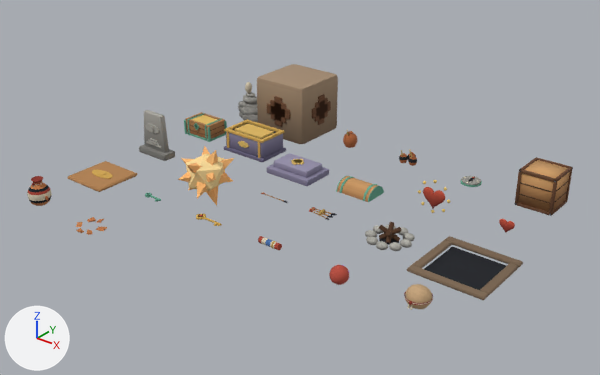
The Blender file art/blender/objetos.blend, before and after one commit.
Camera for both pictures: a camera (50 mm lens) standing at (17.07, -18.72, 9.67) and looking at (5.07, -3.72, 0.38). Lighting does not change. The marker at lower left points along +X, +Y and +Z. The older version comes first.

In view in the first picture: 'bloque_empujable', 'brujula', 'cajon', 'cofre', 'cofre_grande', 'cofre_grande_tapa', 'cofre_tapa', 'contenedor_corazon', 'estela', 'explosion', 'flechas_x5', 'fogata', 'interruptor_marco', 'interruptor_placa', 'llave_jefe', 'mapa', 'orbe', 'piedra_levantable', 'vasija', 'vasija_pedazos' and 5 more.
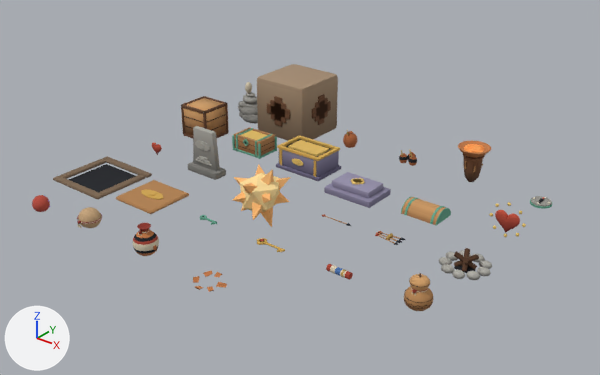
Diff of the bpy script that builds the scene:
```diff
--- a/art/blender/objetos.blend.py
+++ b/art/blender/objetos.blend.py
@@ ob_vasija @@
 ob_vasija = bpy.data.objects.new('vasija', me_vasija)
-ob_vasija.location = (0.0, -8.0, 0.0)
+ob_vasija.location = (4.0, -8.0, 0.0)
@@ ob_vasija_pedazos @@
 ob_vasija_pedazos = bpy.data.objects.new('vasija_pedazos', me_vasija_pedazos)
-ob_vasija_pedazos.location = (2.0, -8.0, 0.0)
+ob_vasija_pedazos.location = (6.0, -8.0, 0.0)
@@ ob_estela @@
 ob_estela = bpy.data.objects.new('estela', me_estela)
-ob_estela.location = (0.0, -4.0, 0.0)
+ob_estela.location = (2.0, -4.0, 0.0)
@@ ob_cajon @@
 ob_cajon = bpy.data.objects.new('cajon', me_cajon)
-ob_cajon.location = (10.0, 0.0, 0.0)
+ob_cajon.location = (0.0, -2.0, 0.0)
@@ ob_fogata @@
 ob_fogata = bpy.data.objects.new('fogata', me_fogata)
-ob_fogata.location = (8.0, -4.0, 0.0)
+ob_fogata.location = (10.0, -4.0, 0.0)
@@ ob_cofre_tapa @@
 ob_cofre_tapa = bpy.data.objects.new('cofre_tapa', me_cofre_tapa)
-ob_cofre_tapa.location = (6.0, -2.0, 0.0)
+ob_cofre_tapa.location = (8.0, -2.0, 0.0)
@@ ob_cofre_grande @@
 ob_cofre_grande = bpy.data.objects.new('cofre_grande', me_cofre_grande)
-ob_cofre_grande.location = (2.0, -2.0, 0.0)
+ob_cofre_grande.location = (4.0, -2.0, 0.0)
@@ ob_cofre_grande_tapa @@
 ob_cofre_grande_tapa = bpy.data.objects.new('cofre_grande_tapa', me_cofre_grande_tapa)
-ob_cofre_grande_tapa.location = (4.0, -2.0, 0.0)
+ob_cofre_grande_tapa.location = (6.0, -2.0, 0.0)
@@ ob_llave_jefe @@
 ob_llave_jefe = bpy.data.objects.new('llave_jefe', me_llave_jefe)
-ob_llave_jefe.location = (4.0, -6.0, 0.0)
+ob_llave_jefe.location = (6.0, -6.0, 0.0)
@@ ob_mapa @@
 ob_mapa = bpy.data.objects.new('mapa', me_mapa)
-ob_mapa.location = (6.0, -6.0, 0.0)
+ob_mapa.location = (8.0, -6.0, 0.0)
@@ ob_brujula @@
 ob_brujula = bpy.data.objects.new('brujula', me_brujula)
-ob_brujula.location = (8.0, 0.0, 0.0)
+ob_brujula.location = (10.0, 0.0, 0.0)
@@ ob_contenedor_corazon @@
 ob_contenedor_corazon = bpy.data.objects.new('contenedor_corazon', me_contenedor_corazon)
-ob_contenedor_corazon.location = (8.0, -2.0, 0.0)
+ob_contenedor_corazon.location = (10.0, -2.0, 0.0)
@@ ob_flechas_x5 @@
 ob_flechas_x5 = bpy.data.objects.new('flechas_x5', me_flechas_x5)
-ob_flechas_x5.location = (6.0, -4.0, 0.0)
+ob_flechas_x5.location = (8.0, -4.0, 0.0)
@@ ob_orbe @@
 ob_orbe = bpy.data.objects.new('orbe', me_orbe)
-ob_orbe.location = (8.0, -6.0, 0.0)
+ob_orbe.location = (0.0, -8.0, 0.0)
@@ ob_explosion @@
 ob_explosion = bpy.data.objects.new('explosion', me_explosion)
-ob_explosion.location = (2.0, -4.0, 0.0)
+ob_explosion.location = (4.0, -4.0, 0.0)
@@ ob_piedra_levantable @@
 ob_piedra_levantable = bpy.data.objects.new('piedra_levantable', me_piedra_levantable)
-ob_piedra_levantable.location = (10.0, -6.0, 0.0)
+ob_piedra_levantable.location = (2.0, -8.0, 0.0)
@@ ob_interruptor_marco @@
 ob_interruptor_marco = bpy.data.objects.new('interruptor_marco', me_interruptor_marco)
-ob_interruptor_marco.location = (10.0, -4.0, 0.0)
+ob_interruptor_marco.location = (0.0, -6.0, 0.0)
@@ ob_interruptor_placa @@
 ob_interruptor_placa = bpy.data.objects.new('interruptor_placa', me_interruptor_placa)
-ob_interruptor_placa.location = (0.0, -6.0, 0.0)
+ob_interruptor_placa.location = (2.0, -6.0, 0.0)
@@ ob_brasero_quenoa @@
+ob_brasero_quenoa = bpy.data.objects.new('brasero_quenoa', me_brasero_quenoa)  # 293 vertices, 329 faces; spans x -0.44..0.44, y -0.44..0.44, z 0.045..1.089; in mat_paleta (picture img_palette_png)
+ob_brasero_quenoa.location = (8.0, 0.0, 0.0)
@@ ob_mate @@
+ob_mate = bpy.data.objects.new('mate', me_mate)  # 1161 vertices, 741 faces; spans x -0.301..0.301, y -0.301..0.301, z 0.0..0.8; in mat_paleta (picture img_palette_png)
+ob_mate.location = (10.0, -6.0, 0.0)
```

Changed parts and their boxes (x1, y1, x2, y2) in the pictures (600 x 375 px):
'interruptor_marco', moved
    before: (407, 236, 523, 300)
    after: (53, 156, 152, 200)
'cajon', moved
    before: (515, 157, 573, 216)
    after: (181, 96, 229, 138)
'cofre_grande', moved
    before: (224, 120, 286, 162)
    after: (276, 135, 341, 181)
'explosion', moved
    before: (178, 146, 234, 206)
    after: (233, 164, 291, 227)
'cofre_grande_tapa', moved
    before: (267, 153, 329, 186)
    after: (324, 172, 391, 208)
'interruptor_placa', moved
    before: (67, 161, 137, 192)
    after: (116, 180, 189, 214)
'estela', moved
    before: (139, 110, 175, 161)
    after: (188, 126, 226, 180)
'fogata', moved
    before: (365, 222, 415, 251)
    after: (439, 248, 492, 280)
'cofre_tapa', moved
    before: (336, 176, 384, 202)
    after: (401, 197, 451, 226)
'vasija', moved
    before: (27, 176, 52, 206)
    after: (133, 223, 159, 256)
'piedra_levantable', moved
    before: (404, 284, 433, 310)
    after: (77, 207, 102, 228)
'mate', added (brown)
    after: (404, 273, 433, 311)
'brasero_quenoa', added (orange)
    after: (458, 140, 491, 182)
'contenedor_corazon', moved
    before: (418, 180, 450, 213)
    after: (489, 202, 526, 237)
'orbe', moved
    before: (329, 265, 349, 285)
    after: (32, 195, 51, 212)
'brujula', moved
    before: (460, 176, 482, 187)
    after: (530, 196, 552, 209)
'mapa', moved
    before: (258, 236, 282, 251)
    after: (326, 264, 353, 280)
'vasija_pedazos', moved
    before: (76, 217, 107, 235)
    after: (193, 271, 227, 292)
'flechas_x5', moved
    before: (309, 207, 337, 220)
    after: (375, 231, 406, 245)
'llave_jefe', moved
    before: (196, 213, 222, 226)
    after: (257, 238, 285, 252)
